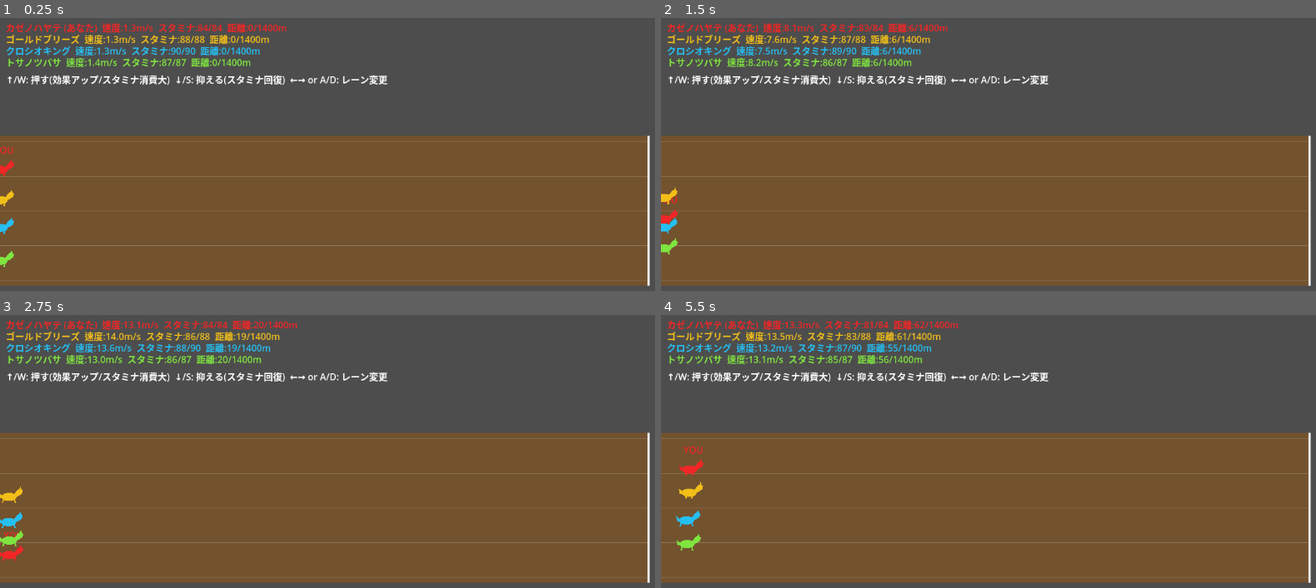
Above: before the commit, frames 1-4 (two rows, left to right).
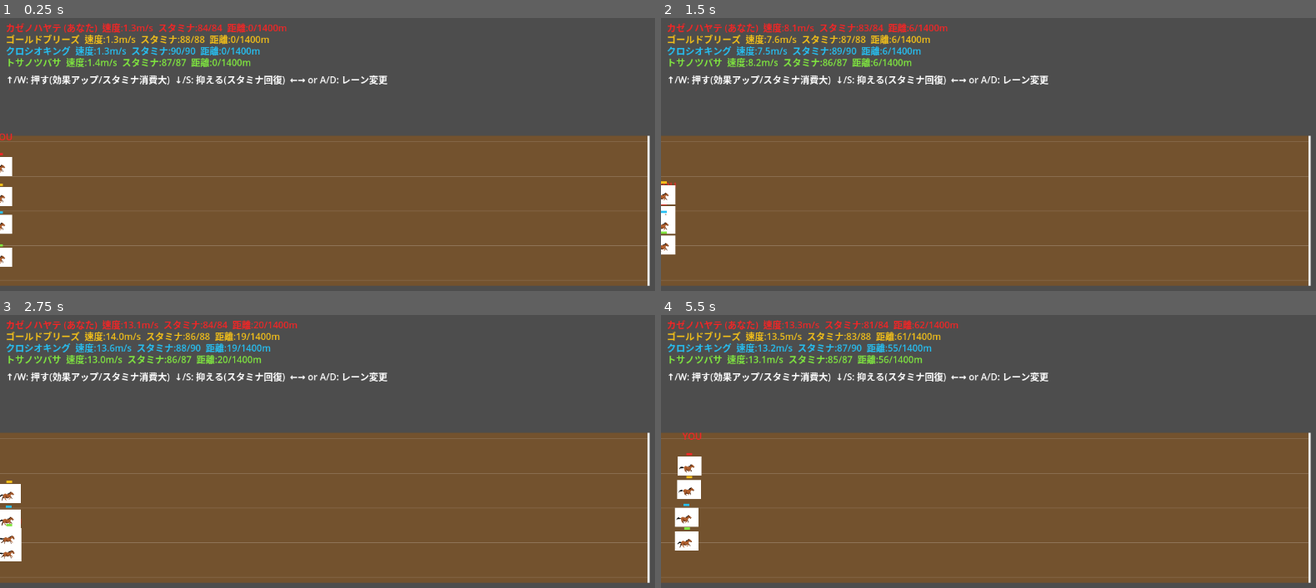
Above: after the commit, the same moments.

Repository: monomapblog-ui/chiho-keiba-game
Game: Godot game, scene res://scenes/Main.tscn
Same seed, same stepped clock (60 frames per second), same inputs: the game is played once before the commit and once after it.
Inputs:
- Up to frame 1 (0.25 s): no input
- Up to frame 2 (1.5 s): hold Right (ui_right) 0.53-1.28 s; hold Down (ui_down) from 1.28 s (still down)
- Up to frame 3 (2.75 s): release Down (ui_down) at 2.03 s; hold Right (ui_right) from 2.03 s (still down)
- Up to frame 4 (5.5 s): release Right (ui_right) at 2.78 s; hold Up (ui_up) 2.78-3.53 s; hold Left (ui_left) 3.53-5.03 s; hold Down (ui_down) from 5.03 s (still down)

The runs differ from the first frame. In frame 1, 0.6% of the frame differs, in the area x 0-3%, y 42-92%; in frame 2, 0.6%; in frame 3, 0.9%; in frame 4, 1.2%, in the area x 2-7%, y 42-87%.

Commit message:
手描きポリゴンから実スプライト(CC0素材)に差し替え
OpenGameArtの"pixel-horse" by alizard(CC0、商用利用可・表記義務なし)
の走りアニメーションスプライトシートを採用。識別用に馬の上へ
色付きの小さな旗を表示する方式に変更。出典はassets/sprites/CREDITS.mdに記録。

Co-Authored-By: Claude Sonnet 5 <noreply@anthropic.com>
Claude-Session: https://claude.ai/code/session_01X7PKurfLTdKnehYJRKbeQ8

Diff:
--- a/scripts/horse_sprite.gd
+++ b/scripts/horse_sprite.gd
@@ -1,72 +1,61 @@
-## 簡易的に「馬らしい」見た目にするための、図形だけで組んだシルエット。
-## 画像素材はまだ無いので、ポリゴンを組み合わせて側面から見た馬の形を作り、
-## 脚を振る簡単なアニメーションを付けている。本格的な絵への差し替えは別途。
+## 馬の見た目。OpenGameArt の CC0 スプライト("pixel-horse" by alizard,
+## https://opengameart.org/content/pixel-horse)を使った走りアニメーション。
+## 素材自体に色の違いはないため、識別用に上に小さい色付きの旗を立てている。
 class_name HorseSprite
 extends Node2D
 
-## 脚を振る速さ。馬の実際の速度(m/s)に応じて外側から設定する。
+const SHEET_PATH := "res://assets/sprites/horse_run_cycle.png"
+const FRAME_SIZE := Vector2i(82, 66)
+const FRAME_COUNT := 5
+
+## 脚の動く速さの基準。馬の実際の速度(m/s)に応じて外側から設定する。
 var gait_speed: float = 0.0
 
-var _gait_phase: float = 0.0
-var _leg_front: Polygon2D
-var _leg_back: Polygon2D
-var _parts: Array[Polygon2D] = []
+var _anim: AnimatedSprite2D
+var _flag: Polygon2D
+var _pending_color := Color.WHITE
+
+static var _shared_frames: SpriteFrames = null
 
 func _ready() -> void:
-	# 脚(後ろ脚を先に描いて、前脚・胴体・首の後ろに隠れるようにする)
-	_leg_back = _make_poly(_leg_shape())
-	_leg_back.position = Vector2(-13, 0)
-	add_child(_leg_back)
+	_anim = AnimatedSprite2D.new()
+	_anim.sprite_frames = _get_shared_frames()
+	_anim.animation = "run"
+	_anim.play()
+	_anim.flip_h = true  # 素材は左向きのため、右(ゴール方向)向きに反転
+	add_child(_anim)
 
-	_leg_front = _make_poly(_leg_shape())
-	_leg_front.position = Vector2(13, 0)
-	add_child(_leg_front)
-
-	var body := _make_poly(_ellipse_points(22.0, 12.0, Vector2.ZERO, 16))
-	add_child(body)
-
-	var neck := _make_poly(PackedVector2Array([
-		Vector2(12, -4), Vector2(24, -20), Vector2(32, -25), Vector2(40, -19),
-		Vector2(38, -10), Vector2(28, -3), Vector2(16, 2),
-	]))
-	add_child(neck)
-
-	var ear := _make_poly(PackedVector2Array([
-		Vector2(31, -24), Vector2(33, -31), Vector2(36, -23),
-	]))
-	add_child(ear)
-
-	var tail := _make_poly(PackedVector2Array([
-		Vector2(-21, -5), Vector2(-30, -13), Vector2(-27, 3), Vector2(-18, 3),
-	]))
-	add_child(tail)
-
-	_parts = [_leg_back, _leg_front, body, neck, ear, tail]
+	_flag = Polygon2D.new()
+	_flag.polygon = PackedVector2Array([
+		Vector2(-10, -46), Vector2(10, -46), Vector2(10, -38), Vector2(-10, -38),
+	])
+	_flag.color = _pending_color
+	add_child(_flag)
 
 func set_color(c: Color) -> void:
-	for p in _parts:
-		p.color = c
+	_pending_color = c
+	if _flag:
+		_flag.color = c
 
-func _make_poly(points: PackedVector2Array) -> Polygon2D:
-	var poly := Polygon2D.new()
-	poly.polygon = points
-	return poly
+func _process(_delta: float) -> void:
+	if _anim:
+		_anim.speed_scale = clamp(gait_speed, 0.2, 3.0)
 
-func _ellipse_points(rx: float, ry: float, center: Vector2, segments: int) -> PackedVector2Array:
-	var pts := PackedVector2Array()
-	for i in segments:
-		var a := (TAU / float(segments)) * i
-		pts.append(center + Vector2(cos(a) * rx, sin(a) * ry))
-	return pts
+static func _get_shared_frames() -> SpriteFrames:
+	if _shared_frames != null:
+		return _shared_frames
 
-func _leg_shape() -> PackedVector2Array:
-	# 付け根(y=0、胴体側)から足先(y=18)に伸びる細い脚。回転の軸は付け根側。
-	return PackedVector2Array([
-		Vector2(-2, 0), Vector2(2, 0), Vector2(2, 18), Vector2(-2, 18),
-	])
+	var sheet: Texture2D = load(SHEET_PATH)
+	var frames := SpriteFrames.new()
+	frames.add_animation("run")
+	frames.set_animation_speed("run", 10.0)
+	frames.set_animation_loop("run", true)
 
-func _process(delta: float) -> void:
-	_gait_phase += delta * gait_speed
-	var swing := sin(_gait_phase) * 20.0
-	_leg_front.rotation = deg_to_rad(swing)
-	_leg_back.rotation = deg_to_rad(-swing)
+	for i in FRAME_COUNT:
+		var atlas := AtlasTexture.new()
+		atlas.atlas = sheet
+		atlas.region = Rect2(Vector2(i * FRAME_SIZE.x, 0), Vector2(FRAME_SIZE))
+		frames.add_frame("run", atlas)
+
+	_shared_frames = frames
+	return frames
--- a/scripts/main.gd
+++ b/scripts/main.gd
@@ -5,9 +5,9 @@
 const TRACK_PIXELS_PER_METER := 0.8
 const LANE_PIXELS := 60.0
 const TRACK_TOP := 220.0
-const HORSE_SCALE := 0.6
-const HORSE_FEET_OFFSET := 18.0 * HORSE_SCALE  # 脚の付け根からの足先までの距離(縮尺後)
-const GAIT_SPEED_FACTOR := 0.55  # 速度(m/s)→脚を振る速さの係数
+const HORSE_SCALE := 0.5
+const HORSE_FEET_OFFSET := 33.0 * HORSE_SCALE  # スプライトは中心基準なので、半分の高さだけ上にずらして足元を合わせる
+const GAIT_SPEED_FACTOR := 0.08  # 速度(m/s)→アニメーション再生速度の係数
 const HORSE_COLORS := [
 	Color(0.95, 0.15, 0.15),  # プレイヤー: 赤
 	Color(0.95, 0.75, 0.1),   # CPU1: 黄
@@ -170,7 +170,7 @@
 		sprite.gait_speed = h.speed_mps * GAIT_SPEED_FACTOR
 
 		if i == 0 and player_tag_label != null:
-			player_tag_label.position = pos + Vector2(-10, -46)
+			player_tag_label.position = pos + Vector2(-12, -64)
 
 		var lbl: Label = hud_labels[i]
 		var tag := " (あなた)" if i == 0 else ""
Binary file added: assets/sprites/horse_run_cycle.png
Not shown, added: assets/sprites/horse_run_cycle.png.import
Not shown, added: assets/sprites/CREDITS.md
